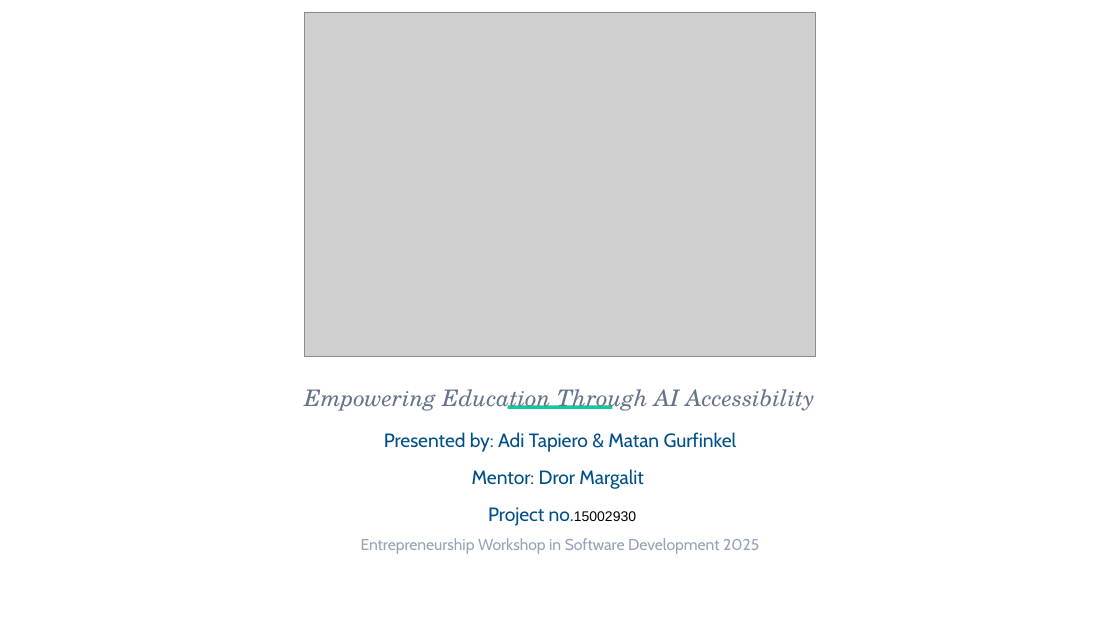
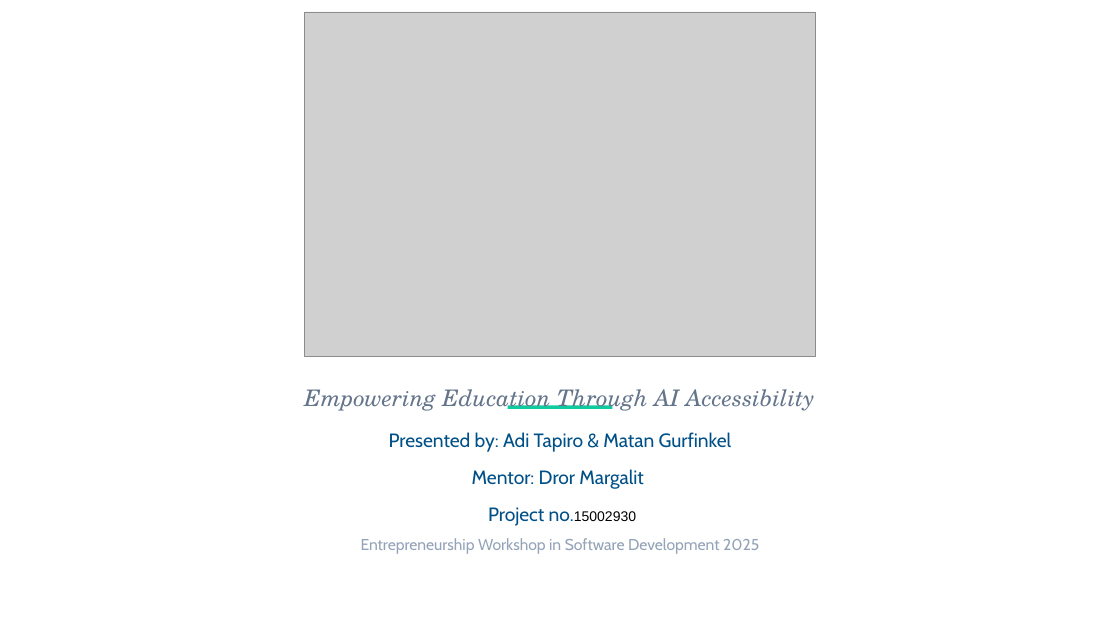
Before and after one commit to adi0258/AccessibleAcademic, a slide deck: slide 1 of documentation/submissions/presentation/Accessible Academic Presentation.pptx. Drawn at 1120x630 pixels with LibreOffice and Linux fonts; fonts in the diff are those of the drawing; grey boxes stand for pictures; background and template pictures are left out. Boxes give left, top, right and bottom in pixels: in the first picture for what was removed or moved away, otherwise in the second. Text is boxed around its words. In the diff, an @@ line names an element or a change of style, - is before the commit and + after.

Commit message:
Correct the roadmap slide, and settle one spelling of Adi's surname
The roadmap slide said the Panopto work was "Panopto Webhooks &
Institutional Automation." Panopto has no webhook for new recordings —
that missing feature is the reason the system polls, and both the
README and the executive summary say so. The slide contradicted our own
documentation on a point a Panopto-aware reader would catch.

It also had the integration marked as the current stage. The
integration is finished and the institutional pilot is what is running
now, so the "Current:" marker moves to Q4, where it is both accurate
and a stronger claim.

Separately, the deck and the executive summary each spelled the same
surname two different ways. Both now use "Tapiro", matching every
README and the personal email address; if "Tapiero" is correct it is a
one-line change in both.

Also ignores Word's ~$ lock files.

```diff
--- a/documentation/submissions/presentation/Accessible Academic Presentation.pptx
+++ b/documentation/submissions/presentation/Accessible Academic Presentation.pptx
@@ text at (x1=389, y1=432, x2=732, y2=452): text changed @@
-Presented by: Adi Tapiero & Matan Gurfinkel
+Presented by: Adi Tapiro & Matan Gurfinkel
```
Also in this commit, not shown: 1 other slide changed, 2 other files.
